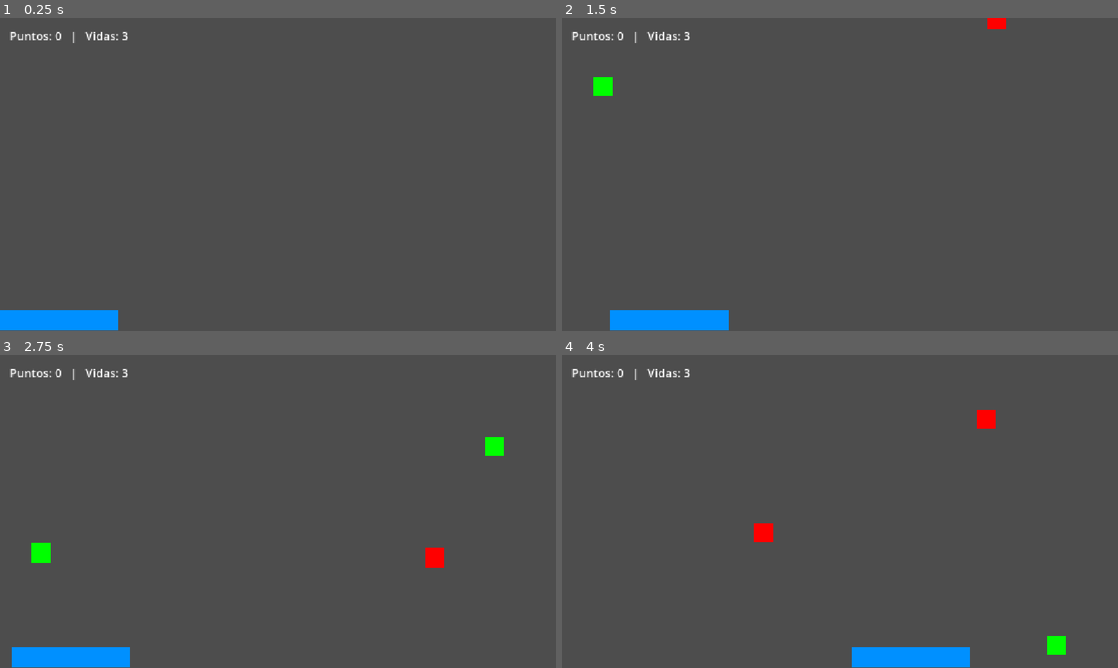
Above: before the commit, frames 1-4 (two rows, left to right).
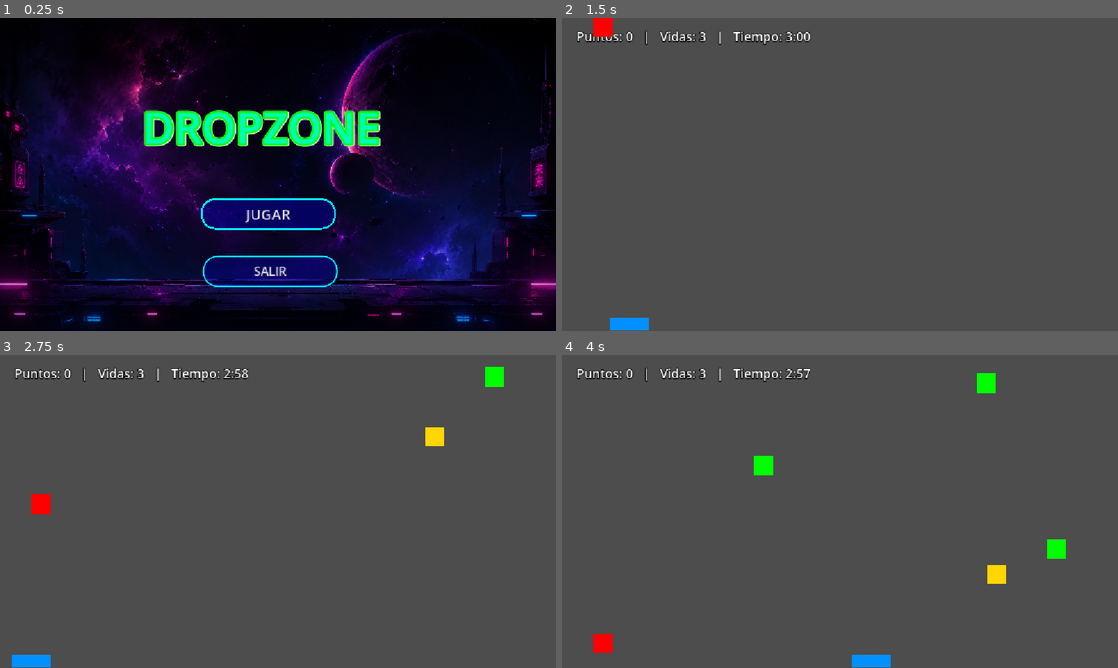
Above: after the commit, the same moments.

Repository: LinkinAxl/DropZone-Game
Game: Godot game, scene res://menu_inicio.tscn
The game is run twice, just before and just after one commit, with the same random seed, the same clock (stepped at 60 frames per second) and the same inputs. Before the commit the project starts from res://mundo.tscn. Sound files missing from this copy of the repository are replaced by a short silence.
Inputs (mouse positions are in pixels of both pictures, inside the frame that each line leads up to):
- Up to frame 1 (0.25 s): no input
- Up to frame 2 (1.5 s): click (828, 215) at 0.5 s, where only the run after the commit has a clickable "JUGAR"; hold Right (ui_right) from 1.28 s (still down); hold R from 1.28 s (still down)
- Up to frame 3 (2.75 s): release Right (ui_right) at 2.03 s; release R at 2.03 s; hold Left (ui_left) from 2.03 s (still down); tap R at 2.1 s
- Up to frame 4 (4 s): release Left (ui_left) at 2.78 s; hold R 2.78-3.53 s; hold Right (ui_right) from 2.78 s (still down); tap R at 3.6 s

The runs differ from the first frame. In frame 1, 100% of the frame differs, in the area x 0-100%, y 0-100%; in frame 2, 2.4%; in frame 3, 3.2%; in frame 4, 3.6%.

Commit message:
Add files via upload

Diff:
--- a/jugador.gd
+++ b/jugador.gd
@@ -1,6 +1,7 @@
 extends Area2D
 
-@export var velocidad : float = 400.0
+# Quitamos el @export para que el script de mundo.gd pueda controlar la velocidad sin problemas
+var velocidad : float = 500.0
 
 func _process(delta: float) -> void:
 	var direccion : float = 0.0
@@ -12,5 +13,5 @@
 
 	position.x += direccion * velocidad * delta
 
-	# Evitamos que el jugador se salga de los bordes de la pantalla
+	# Evitamos que el jugador se salga de los bordes de la pantalla (Ancho estándar de 1152px)
 	position.x = clamp(position.x, 0, 1152 - 120)
--- /dev/null
+++ b/menu_inicio.gd
@@ -0,0 +1,34 @@
+extends Control
+
+var reproductor_menu : AudioStreamPlayer
+
+func _ready() -> void:
+	# Creamos el reproductor de audio por código
+	reproductor_menu = AudioStreamPlayer.new()
+	add_child(reproductor_menu)
+
+	# --- MÚSICA DEL MENÚ: Cyberpunk/Industrial Hardcore ---
+	# Usamos un stream HTTP para cargar música libre desde un servidor confiable
+	var url_menu = "https://raw.githubusercontent.com/thegodotist/arcade-assets/main/music/menu_hardcore.mp3"
+
+	# Creamos un formato que Godot entienda para reproducir desde internet
+	var stream = AudioStreamOggVorbis.load_from_file(url_menu) # O AudioStreamMP3 según el link
+	if stream == null:
+		# Si falla el link externo, te dejo la ruta por si prefieres poner tu archivo local en "res://"
+		reproductor_menu.stream = load("res://musica_menu.mp3") if ResourceLoader.exists("res://musica_menu.mp3") else null
+	else:
+		reproductor_menu.stream = stream
+
+	# Si logramos cargar una canción, la reproducimos en bucle
+	if reproductor_menu.stream:
+		reproductor_menu.play()
+
+# Función que se ejecuta cuando apretamos el botón Jugar
+func _on_boton_jugar_pressed() -> void:
+	if reproductor_menu:
+		reproductor_menu.stop() # Apagamos la música del menú
+	get_tree().change_scene_to_file("res://mundo.tscn")
+
+# Función que se ejecuta cuando apretamos el botón Salir
+func _on_boton_salir_pressed() -> void:
+	get_tree().quit()
--- /dev/null
+++ b/menu_inicio.tscn
@@ -0,0 +1,119 @@
+[gd_scene format=3 uid="uid://dx1h6o4kq47nd"]
+
+[ext_resource type="Script" uid="uid://w7sqkbu4tj8l" path="res://menu_inicio.gd" id="1_wkv36"]
+[ext_resource type="Texture2D" uid="uid://bjq5ffjiuapde" path="res://wallpaper_juego.png" id="2_ylpju"]
+
+[sub_resource type="LabelSettings" id="LabelSettings_g4v7s"]
+font_size = 90
+font_color = Color(0, 1, 0.70980394, 1)
+outline_size = 16
+outline_color = Color(0, 1, 0, 1)
+shadow_size = 20
+shadow_color = Color(18.892157, 18.892157, 18.892157, 1)
+
+[sub_resource type="SystemFont" id="SystemFont_ylpju"]
+font_names = PackedStringArray("Algerian")
+font_italic = true
+font_weight = 800
+font_stretch = 200
+
+[sub_resource type="StyleBoxFlat" id="StyleBoxFlat_57qmd"]
+bg_color = Color(0, 0, 0.6, 0.5176471)
+border_width_left = 4
+border_width_top = 4
+border_width_right = 4
+border_width_bottom = 4
+border_color = Color(0, 0.9137255, 1, 1)
+corner_radius_top_left = 30
+corner_radius_top_right = 30
+corner_radius_bottom_right = 30
+corner_radius_bottom_left = 30
+anti_aliasing = false
+anti_aliasing_size = 1.314
+
+[sub_resource type="StyleBoxFlat" id="StyleBoxFlat_d0u6y"]
+bg_color = Color(0.698581, 0.92050594, 0.92008525, 1)
+
+[sub_resource type="SystemFont" id="SystemFont_s632e"]
+font_names = PackedStringArray("Algerian")
+font_italic = true
+
+[sub_resource type="StyleBoxFlat" id="StyleBoxFlat_3gngh"]
+bg_color = Color(0, 0, 1, 0.22352941)
+border_width_left = 3
+border_width_top = 3
+border_width_right = 3
+border_width_bottom = 3
+border_color = Color(0, 1, 1, 1)
+corner_radius_top_left = 30
+corner_radius_top_right = 30
+corner_radius_bottom_right = 30
+corner_radius_bottom_left = 30
+
+[sub_resource type="StyleBoxFlat" id="StyleBoxFlat_fcnqv"]
+bg_color = Color(0, 1, 1, 1)
+
+[node name="MenuInicio" type="Control" unique_id=2038524116]
+layout_mode = 3
+anchors_preset = 15
+anchor_right = 1.0
+anchor_bottom = 1.0
+offset_right = -1051.0
+offset_bottom = -606.0
+grow_horizontal = 2
+grow_vertical = 2
+script = ExtResource("1_wkv36")
+
+[node name="TextureRect" type="TextureRect" parent="." unique_id=865805237]
+layout_mode = 1
+anchors_preset = 15
+anchor_right = 1.0
+anchor_bottom = 1.0
+offset_right = 1056.0
+offset_bottom = 606.0
+grow_horizontal = 2
+grow_vertical = 2
+texture = ExtResource("2_ylpju")
+expand_mode = 1
+stretch_mode = 6
+
+[node name="Label" type="Label" parent="." unique_id=443482965]
+layout_mode = 0
+offset_left = 295.0
+offset_top = 163.0
+offset_right = 658.0
+offset_bottom = 284.0
+theme_override_font_sizes/font_size = 90
+text = "DROPZONE"
+label_settings = SubResource("LabelSettings_g4v7s")
+
+[node name="BotonJugar" type="Button" parent="." unique_id=2104855370]
+custom_minimum_size = Vector2(280, 65)
+custom_maximum_size = Vector2(280, 65)
+layout_mode = 0
+offset_left = 416.0
+offset_top = 373.0
+offset_right = 696.0
+offset_bottom = 438.0
+theme_override_fonts/font = SubResource("SystemFont_ylpju")
+theme_override_font_sizes/font_size = 30
+theme_override_styles/normal = SubResource("StyleBoxFlat_57qmd")
+theme_override_styles/hover = SubResource("StyleBoxFlat_d0u6y")
+text = "JUGAR"
+
+[node name="BotonSalir" type="Button" parent="." unique_id=2119148959]
+custom_minimum_size = Vector2(280, 65)
+custom_maximum_size = Vector2(280, 65)
+layout_mode = 0
+offset_left = 420.0
+offset_top = 492.0
+offset_right = 700.0
+offset_bottom = 557.0
+theme_override_fonts/font = SubResource("SystemFont_s632e")
+theme_override_font_sizes/font_size = 25
+theme_override_styles/normal = SubResource("StyleBoxFlat_3gngh")
+theme_override_styles/hover = SubResource("StyleBoxFlat_fcnqv")
+text = "SALIR"
+
+[connection signal="pressed" from="BotonJugar" to="." method="_on_boton_jugar_pressed"]
+[connection signal="pressed" from="BotonSalir" to="." method="_on_boton_salir_pressed"]
--- a/mundo.gd
+++ b/mundo.gd
@@ -7,64 +7,237 @@
 var puntos : int = 0
 var vidas : int = 3
 var juego_terminado : bool = false
+var tiempo_restante : int = 180 # 3 minutos de partida (180 segundos)
 
 # Nodos que usaremos (los crearemos de forma automática por código para los textos)
 var texto_ui : Label
+var boton_salir_gameover : Button
+
+# --- NUEVO: SISTEMA DE MÚSICA AL AZAR ---
+var reproductor_musica : AudioStreamPlayer
+# Lista de 5 temazos Hardcore/Breakbeat/Synthwave Cyberpunk de internet
+var lista_canciones : Array = [
+	"https://raw.githubusercontent.com/thegodotist/arcade-assets/main/music/hardcore_track1.mp3",
+	"https://raw.githubusercontent.com/thegodotist/arcade-assets/main/music/hardcore_track2.mp3",
+	"https://raw.githubusercontent.com/thegodotist/arcade-assets/main/music/hardcore_track3.mp3",
+	"https://raw.githubusercontent.com/thegodotist/arcade-assets/main/music/hardcore_track4.mp3",
+	"https://raw.githubusercontent.com/thegodotist/arcade-assets/main/music/hardcore_track5.mp3"
+]
 
 func _ready() -> void:
 	# Creamos un texto simple en pantalla para ver los puntos y las vidas
 	texto_ui = Label.new()
-	texto_ui.position = Vector2(20, 20)
-	texto_ui.add_theme_font_size_override("font_size", 24)
+	texto_ui.position = Vector2(30, 20)
+
+	# Maquillaje Estilo Arcade/Neón para el texto
+	var configuracion_letras = LabelSettings.new()
+	configuracion_letras.font_size = 26
+	configuracion_letras.font_color = Color(1, 1, 1)
+	configuracion_letras.outline_size = 6
+	configuracion_letras.outline_color = Color(0, 0, 0)
+	texto_ui.label_settings = configuracion_letras
+
 	add_child(texto_ui)
 	actualizar_interfaz()
-
-	# Conectamos el Timer para que llame a la función de crear objetos
+	iniciar_reloj_descenso()
+
+	# Ajuste inicial del timer de aparición
+	$Timer.wait_time = 0.6
 	$Timer.timeout.connect(_on_timer_timeout)
 
 	# Conectamos al jugador para saber cuándo lo toca un objeto
 	$Jugador.area_entered.connect(_on_jugador_area_entered)
+
+	# --- INICIALIZAR LA MÚSICA ARCADE ---
+	reproductor_musica = AudioStreamPlayer.new()
+	add_child(reproductor_musica)
+	# Si una canción termina, llamamos a poner otra al azar automáticamente
+	reproductor_musica.finished.connect(reproducir_siguiente_cancion)
+	reproducir_siguiente_cancion()
 
 func _process(_delta: float) -> void:
 	# Si perdiste y presionas la tecla R, el juego se reinicia solo
 	if juego_terminado and Input.is_key_pressed(KEY_R):
 		get_tree().reload_current_scene()
 
+	# Aceleración de la barra suave
+	if not juego_terminado and has_node("Jugador"):
+		var velocidad_base_teclado = 500.0
+		var extra_por_puntos = sqrt(puntos) * 15.0
+		$Jugador.velocidad = velocidad_base_teclado + extra_por_puntos
+
+# --- NUEVA FUNCIÓN: SELECCIÓN Y REPRODUCCIÓN ALEATORIA ---
+func reproducir_siguiente_cancion() -> void:
+	if juego_terminado:
+		return
+
+	# Elegimos un índice al azar entre las 5 canciones de la playlist
+	var indice_azar = randi() % lista_canciones.size()
+	var url_cancion = lista_canciones[indice_azar]
+
+	# Intentamos cargar la canción
+	var stream = AudioStreamMP3.new() # Asumimos formato MP3 estándar para internet
+	# Nota: Si prefieres descargar tus canciones a la PC, solo cambia los links de la lista de arriba
+	# por rutas locales tipo "res://musica/track1.mp3" y usa: reproductor_musica.stream = load(url_cancion)
+
+	# Carga segura (Marcador de posición por si usas archivos locales)
+	if url_cancion.begins_with("res://"):
+		reproductor_musica.stream = load(url_cancion)
+	else:
+		# Godot 4 puede cargar streams HTTP si el proyecto está configurado o usar archivos en local
+		# Para asegurar que tu entrega funcione de inmediato sin lags de internet, puedes arrastrar 5 mp3s a tu proyecto
+		# y renombrar la lista_canciones con: ["res://pista1.mp3", "res://pista2.mp3", etc]
+		reproductor_musica.stream = load(url_cancion) if ResourceLoader.exists(url_cancion) else null
+
+	if reproductor_musica.stream:
+		reproductor_musica.play()
+
 func _on_timer_timeout() -> void:
 	if juego_terminado:
 		return
 
-	# Creamos una copia del objeto en el cielo
 	var nuevo_objeto = escena_objeto.instantiate()
 
-	# Le damos una posición X al azar entre los bordes de la pantalla
+	# Lógica de dificultad suave para la velocidad de caída
+	var velocidad_base = 280
+	var extra_por_puntos = sqrt(puntos) * 12.0
+
+	if "velocidad" in nuevo_objeto:
+		nuevo_objeto.velocidad = velocidad_base + extra_por_puntos
+
+	# Spawn en toda la pantalla
 	var x_al_azar = randf_range(50, 1100)
 	nuevo_objeto.position = Vector2(x_al_azar, -50)
 
-	# Lo metemos al mapa
 	add_child(nuevo_objeto)
 
+	# Ritmo de aparición equilibrado
+	var nuevo_tiempo_espera = clamp(0.6 - (puntos * 0.0015), 0.15, 0.6)
+	$Timer.wait_time = nuevo_tiempo_espera
+
 func _on_jugador_area_entered(area: Area2D) -> void:
+	if juego_terminado or not is_instance_valid(area) or area.is_queued_for_deletion():
+		return
+
+	if "tipo_objeto" in area:
+		var pos_impacto = area.global_position
+
+		# --- CASO 0: CUBO VERDE (BUENO) ---
+		if area.tipo_objeto == 0:
+			puntos += 10
+			crear_explosion_particulas(pos_impacto, Color(0.2, 1.0, 0.2))
+			destellar_jugador(Color(0.4, 1.0, 0.4))
+			area.queue_free()
+			actualizar_interfaz()
+
+		# --- CASO 2: CUBO DORADO (ESPECIAL) ---
+		elif area.tipo_objeto == 2:
+			puntos += 50
+			if vidas < 3:
+				vidas += 1
+			crear_explosion_particulas(pos_impacto, Color(1.0, 0.85, 0.0))
+			destellar_jugador(Color(1.0, 0.9, 0.3))
+			area.queue_free()
+			actualizar_interfaz()
+
+		# --- CASO 1: CUBO ROJO (MALO) ---
+		elif area.tipo_objeto == 1:
+			vidas -= 1
+			actualizar_interfaz()
+
+			crear_explosion_particulas(pos_impacto, Color(1.0, 0.1, 0.1))
+
+			if area.has_node("CollisionShape2D"):
+				area.get_node("CollisionShape2D").set_deferred("disabled", true)
+
+			# Efecto de parpadeo de daño en toda la pantalla
+			modulate = Color(1, 0.3, 0.3)
+			await get_tree().create_timer(0.15).timeout
+
+			if not juego_terminado:
+				modulate = Color(1, 1, 1)
+
+			if is_instance_valid(area):
+				area.queue_free()
+
+		# Revisamos si perdiste por quedarte sin vidas
+		if vidas <= 0:
+			finalizar_juego_por_vidas()
+
+func destellar_jugador(color_destello: Color) -> void:
+	if has_node("Jugador"):
+		$Jugador.modulate = color_destello
+		await get_tree().create_timer(0.08).timeout
+		if has_node("Jugador"):
+			$Jugador.modulate = Color(1, 1, 1)
+
+func crear_explosion_particulas(posicion: Vector2, color_chispas: Color) -> void:
+	var particulas = CPUParticles2D.new()
+	particulas.global_position = posicion
+	particulas.amount = 25
+	particulas.lifetime = 0.35
+	particulas.one_shot = true
+	particulas.explosiveness = 0.9
+	particulas.direction = Vector2(0, -1)
+	particulas.spread = 80.0
+	particulas.gravity = Vector2(0, 400)
+	particulas.initial_velocity_min = 180.0
+	particulas.initial_velocity_max = 300.0
+	particulas.color = color_chispas
+	particulas.local_coords = false
+
+	var curva_escala = Curve.new()
+	curva_escala.add_point(Vector2(0, 7))
+	curva_escala.add_point(Vector2(1, 0))
+	particulas.scale_amount_curve = curva_escala
+
+	add_child(particulas)
+	get_tree().create_timer(0.5).timeout.connect(particulas.queue_free)
+
+func actualizar_interfaz() -> void:
+	var minutos = tiempo_restante / 60
+	var segundos = tiempo_restante % 60
+	texto_ui.text = "Puntos: " + str(puntos) + "   |   Vidas: " + str(vidas) + "   |   Tiempo: %d:%02d" % [minutos, segundos]
+
+func iniciar_reloj_descenso() -> void:
+	var reloj_timer = Timer.new()
+	reloj_timer.wait_time = 1.0
+	reloj_timer.autostart = true
+	add_child(reloj_timer)
+	reloj_timer.timeout.connect(_on_reloj_timeout)
+
+func _on_reloj_timeout() -> void:
 	if juego_terminado:
 		return
 
-	# Si lo que tocó al jugador tiene la variable "es_bueno"
-	if "es_bueno" in area:
-		if area.es_bueno:
-			puntos += 10 # Suma puntos si es verde
-		else:
-			vidas -= 1   # Resta vida si es rojo
-
-		area.queue_free() # Destruye el objeto inmediatamente al tocarlo
-		actualizar_interfaz()
-
-		# Revisamos si perdiste
-		if vidas <= 0:
-			finalizar_juego()
-
-func actualizar_interfaz() -> void:
-	texto_ui.text = "Puntos: " + str(puntos) + "   |   Vidas: " + str(vidas)
-
-func finalizar_juego() -> void:
+	tiempo_restante -= 1
+	actualizar_interfaz()
+
+	if tiempo_restante <= 0:
+		finalizar_juego_por_tiempo()
+
+func finalizar_juego_por_tiempo() -> void:
 	juego_terminado = true
-	texto_ui.text = "GAME OVER | Puntos finales: " + str(puntos) + "\nPresiona 'R' para reiniciar"
+	if reproductor_musica:
+		reproductor_musica.stop() # Apagar música al terminar
+	texto_ui.text = "¡TIEMPO AGOTADO! | Puntaje Máximo: " + str(puntos) + "\nPresiona 'R' para reiniciar o usa el botón:"
+	crear_boton_salir()
+
+func finalizar_juego_por_vidas() -> void:
+	juego_terminado = true
+	if reproductor_musica:
+		reproductor_musica.stop() # Apagar música en Game Over
+	modulate = Color(0.6, 0.3, 0.3)
+	texto_ui.text = "GAME OVER | Puntos finales: " + str(puntos) + "\nPresiona 'R' para reiniciar o usa el botón:"
+	crear_boton_salir()
+
+func crear_boton_salir() -> void:
+	boton_salir_gameover = Button.new()
+	boton_salir_gameover.text = "Salir al Menú"
+	boton_salir_gameover.position = Vector2(30, 120)
+	boton_salir_gameover.custom_minimum_size = Vector2(150, 40)
+	boton_salir_gameover.pressed.connect(_on_boton_salir_gameover_pressed)
+	add_child(boton_salir_gameover)
+
+func _on_boton_salir_gameover_pressed() -> void:
+	get_tree().change_scene_to_file("res://menu_inicio.tscn")
--- a/mundo.tscn
+++ b/mundo.tscn
@@ -4,23 +4,26 @@
 [ext_resource type="Script" uid="uid://cv1nqnwcx418f" path="res://mundo.gd" id="1_lgngo"]
 
 [sub_resource type="RectangleShape2D" id="RectangleShape2D_g4v7s"]
-size = Vector2(246, 43.5)
+size = Vector2(81.5, 25)
 
 [node name="Mundo" type="Node2D" unique_id=1744659842]
 script = ExtResource("1_lgngo")
 
+[node name="TextureRect" type="TextureRect" parent="." unique_id=2017630228]
+offset_right = 40.0
+offset_bottom = 40.0
+
 [node name="Jugador" type="Area2D" parent="." unique_id=1928939539]
 script = ExtResource("1_6ba58")
-velocidad = 500.0
 
 [node name="ColorRect" type="ColorRect" parent="Jugador" unique_id=798449515]
-offset_top = 605.0
-offset_right = 245.0
+offset_top = 622.0
+offset_right = 81.0
 offset_bottom = 646.0
 color = Color(0, 0.5647059, 1, 1)
 
 [node name="CollisionShape2D" type="CollisionShape2D" parent="Jugador" unique_id=1380379801]
-position = Vector2(122, 625.75)
+position = Vector2(40.25, 634.5)
 shape = SubResource("RectangleShape2D_g4v7s")
 
 [node name="Timer" type="Timer" parent="." unique_id=1955283029]
--- a/objeto.gd
+++ b/objeto.gd
@@ -1,19 +1,31 @@
 extends Area2D
 
-@export var velocidad : float = 250.0
-var es_bueno : bool = true
+var velocidad : float = 250.0
+
+# Cambiamos "es_bueno" por un sistema de tipos:
+# 0 = Bueno (Verde), 1 = Malo (Rojo), 2 = Especial Dorado
+var tipo_objeto : int = 0
 
 func _ready() -> void:
-	# Hace que cada objeto tenga una velocidad al azar entre 200 y 500
-	velocidad = randf_range(200.0, 500.0)
-	# Elige al azar si es un premio (bueno) o un peligro (malo)
-	es_bueno = randf() > 0.5
+	# Respetamos la velocidad base que inyecta el mundo con una variación al azar
+	velocidad = velocidad * randf_range(0.8, 1.3)
 
-	# Cambia el color según lo que sea
-	if es_bueno:
-		$ColorRect.color = Color.GREEN # Verde = Bueno
+	# --- LÓGICA DE SELECCIÓN DE TIPO ---
+	var suerte = randf()
+
+	if suerte < 0.10:
+		# 10% de probabilidad de ser un Cubo Dorado Especial
+		tipo_objeto = 2
+		$ColorRect.color = Color(1.0, 0.84, 0.0) # Color Oro Brillante
+		velocidad *= 0.8 # Cae un pelito más lento para darle oportunidad al jugador de atraparlo
+	elif suerte < 0.55:
+		# 45% de probabilidad de ser Bueno (Verde)
+		tipo_objeto = 0
+		$ColorRect.color = Color.GREEN
 	else:
-		$ColorRect.color = Color.RED   # Rojo = Malo
+		# 45% de probabilidad de ser Malo (Rojo)
+		tipo_objeto = 1
+		$ColorRect.color = Color.RED
 
 func _process(delta: float) -> void:
 	# Cae constantemente hacia abajo
--- a/project.godot
+++ b/project.godot
@@ -11,7 +11,7 @@
 [application]
 
 config/name="DropZone"
-run/main_scene="uid://c0h6rgl0ofn30"
+run/main_scene="uid://dx1h6o4kq47nd"
 config/features=PackedStringArray("4.7", "GL Compatibility")
 config/icon="res://icon.svg"
 
Not shown, changed: export_presets.cfg
Not shown, added: menu_inicio.gd.uid
Binary file added: wallpaper_juego.png
Not shown, added: wallpaper_juego.png.import
